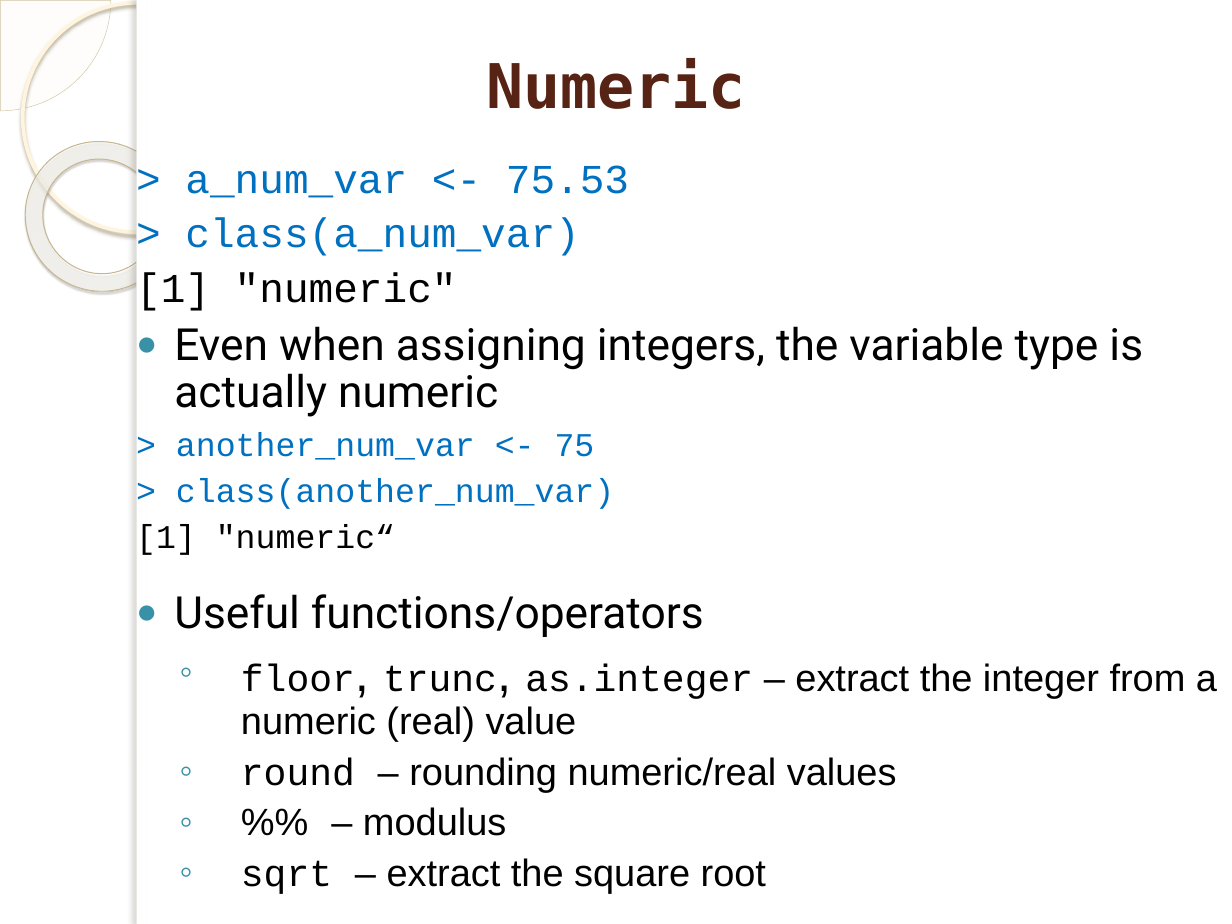
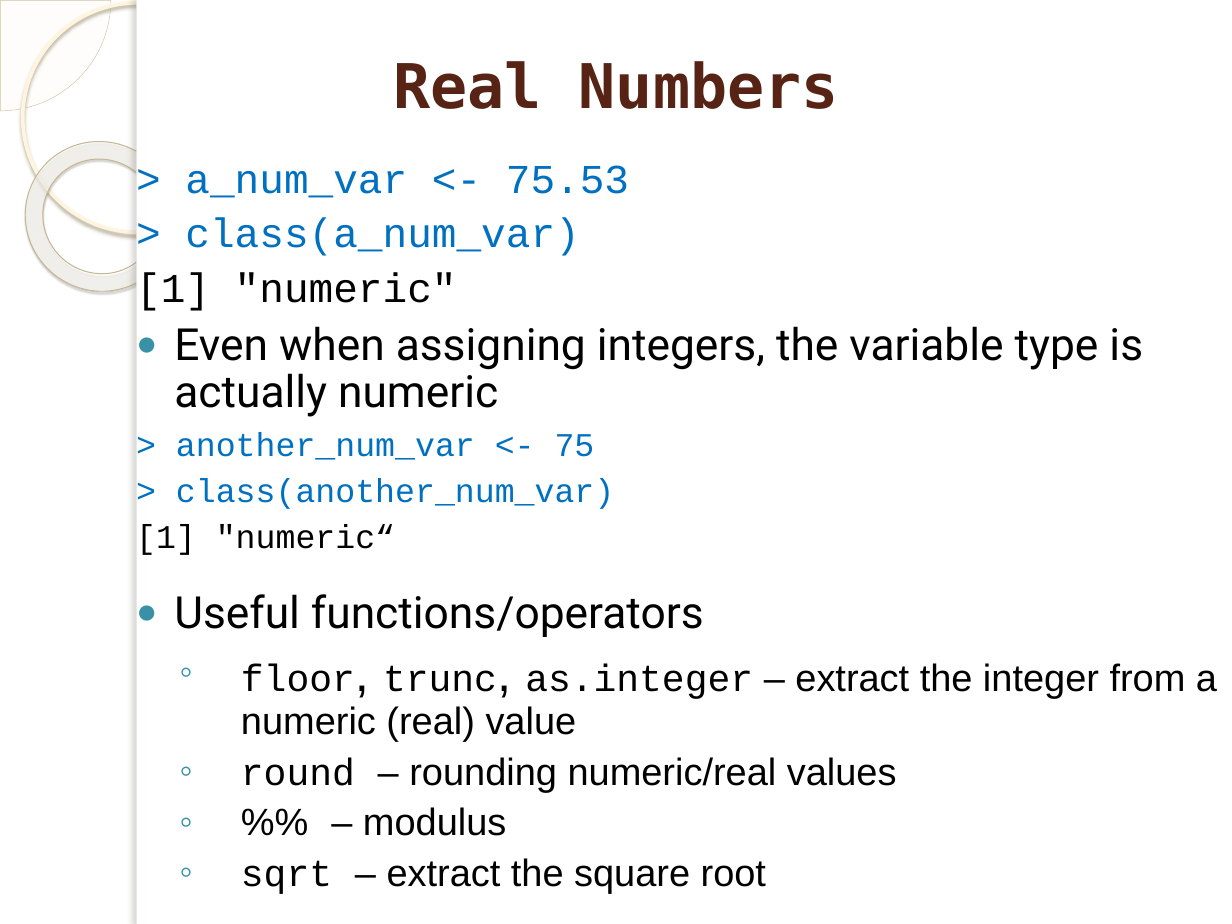
Before and after one commit to marinfotache/Data-Processing-Analysis-Science-with-R, a slide deck: slide 13 of 01 R_Introduction_Data Structures/01b_Main Data Types.pptx (slide 12 before the commit). Drawn at 1232x924 pixels with LibreOffice and Linux fonts; fonts in the diff are those of the drawing; background and template pictures are left out. Boxes give left, top, right and bottom in pixels: in the first picture for what was removed or moved away, otherwise in the second. Text is boxed around its words. In the diff, an @@ line names an element or a change of style, - is before the commit and + after.

```diff
--- a/01 R_Introduction_Data Structures/01b_Main Data Types.pptx
+++ b/01 R_Introduction_Data Structures/01b_Main Data Types.pptx
@@ title at <box>393,61,839,109</box>: text changed @@
-Numeric
+Real Numbers
```
Also in this commit, not shown: 2 other slides changed, 1 slide added, 1 other file.
